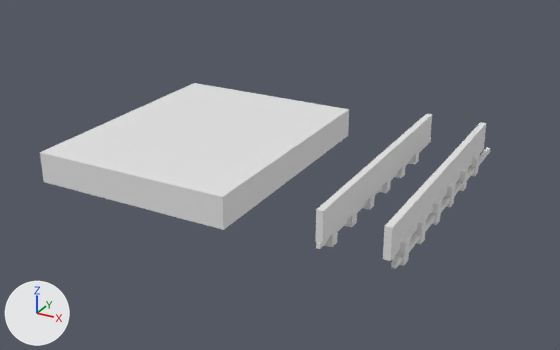
The Blender file art/mantis/mantis_thermal.blend: old version first, new version second.
Both versions are drawn from a camera (50 mm lens) standing at (0.166, -0.361, 0.195) and looking at (-0.053, 0.038, -0.005). The axes (+X, +Y, +Z) are drawn at lower left. The lights are the same throughout. The first picture is the older version.

Objects in the first picture: 'Ceramic heat shield', 'Ceramic heat shield.001', 'Heat manifold', 'Incandescent heater strip.001' and 13 more.
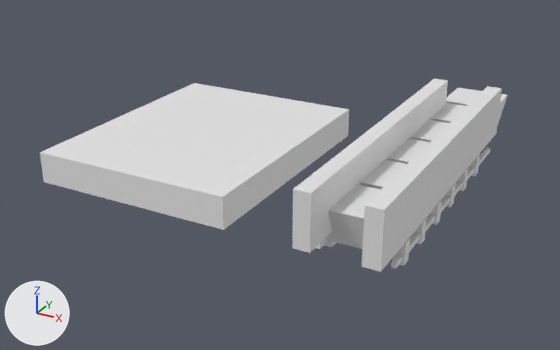
The change, as a list of edits to the scene's bpy script:
```text
Add me_swept_radiator_vane_005:
    me_swept_radiator_vane_005.from_pydata([(-0.023, 0.28, -0.02), (-0.023, 0.325, -0.02), (-0.023, 0.2899, -0.047), (0.023, 0.28, -0.02), (0.023, 0.325, -0.02), (0.023, 0.2899, -0.047)], [], [(0, 2, 1), (3, 4, 5), (0, 1, 4, 3), (1, 2, 5, 4), (2, 0, 3, 5)])
Add me_swept_radiator_vane_004:
    me_swept_radiator_vane_004.from_pydata([(-0.023, 0.231, -0.02), (-0.023, 0.276, -0.02), (-0.023, 0.2409, -0.047), (0.023, 0.231, -0.02), (0.023, 0.276, -0.02), (0.023, 0.2409, -0.047)], [], [(0, 2, 1), (3, 4, 5), (0, 1, 4, 3), (1, 2, 5, 4), (2, 0, 3, 5)])
Add me_swept_radiator_vane_003:
    me_swept_radiator_vane_003.from_pydata([(-0.023, 0.182, -0.02), (-0.023, 0.227, -0.02), (-0.023, 0.1919, -0.047), (0.023, 0.182, -0.02), (0.023, 0.227, -0.02), (0.023, 0.1919, -0.047)], [], [(0, 2, 1), (3, 4, 5), (0, 1, 4, 3), (1, 2, 5, 4), (2, 0, 3, 5)])
Add me_swept_radiator_vane_002:
    me_swept_radiator_vane_002.from_pydata([(-0.023, 0.133, -0.02), (-0.023, 0.178, -0.02), (-0.023, 0.1429, -0.047), (0.023, 0.133, -0.02), (0.023, 0.178, -0.02), (0.023, 0.1429, -0.047)], [], [(0, 2, 1), (3, 4, 5), (0, 1, 4, 3), (1, 2, 5, 4), (2, 0, 3, 5)])
Add me_swept_radiator_vane_001:
    me_swept_radiator_vane_001.from_pydata([(-0.023, 0.084, -0.02), (-0.023, 0.129, -0.02), (-0.023, 0.0939, -0.047), (0.023, 0.084, -0.02), (0.023, 0.129, -0.02), (0.023, 0.0939, -0.047)], [], [(0, 2, 1), (3, 4, 5), (0, 1, 4, 3), (1, 2, 5, 4), (2, 0, 3, 5)])
Add me_swept_radiator_vane:
    me_swept_radiator_vane.from_pydata([(-0.023, 0.035, -0.02), (-0.023, 0.08, -0.02), (-0.023, 0.0449, -0.047), (0.023, 0.035, -0.02), (0.023, 0.08, -0.02), (0.023, 0.0449, -0.047)], [], [(0, 2, 1), (3, 4, 5), (0, 1, 4, 3), (1, 2, 5, 4), (2, 0, 3, 5)])
Change ob_ceramic_heat_shield:
    ob_ceramic_heat_shield.location: (-0.023, 0.14, -0.033) -> (-0.023, 0.14, -0.018)
    ob_ceramic_heat_shield.scale: (0.005, 0.21, 0.023) -> (0.012, 0.26, 0.04)
Change ob_ceramic_heat_shield_001:
    ob_ceramic_heat_shield_001.location: (0.023, 0.14, -0.033) -> (0.023, 0.14, -0.018)
    ob_ceramic_heat_shield_001.scale: (0.005, 0.21, 0.023) -> (0.012, 0.26, 0.04)
Add ob_swept_radiator_vane_005:
    ob_swept_radiator_vane_005 = bpy.data.objects.new('Swept radiator vane.005', me_swept_radiator_vane_005)
    ob_swept_radiator_vane_005.location = (0.0, 0.0, 0.0)
Add ob_swept_radiator_vane_004:
    ob_swept_radiator_vane_004 = bpy.data.objects.new('Swept radiator vane.004', me_swept_radiator_vane_004)
    ob_swept_radiator_vane_004.location = (0.0, 0.0, 0.0)
Add ob_swept_radiator_vane_003:
    ob_swept_radiator_vane_003 = bpy.data.objects.new('Swept radiator vane.003', me_swept_radiator_vane_003)
    ob_swept_radiator_vane_003.location = (0.0, 0.0, 0.0)
Add ob_swept_radiator_vane_002:
    ob_swept_radiator_vane_002 = bpy.data.objects.new('Swept radiator vane.002', me_swept_radiator_vane_002)
    ob_swept_radiator_vane_002.location = (0.0, 0.0, 0.0)
Add ob_swept_radiator_vane_001:
    ob_swept_radiator_vane_001 = bpy.data.objects.new('Swept radiator vane.001', me_swept_radiator_vane_001)
    ob_swept_radiator_vane_001.location = (0.0, 0.0, 0.0)
Add ob_swept_radiator_vane:
    ob_swept_radiator_vane = bpy.data.objects.new('Swept radiator vane', me_swept_radiator_vane)
    ob_swept_radiator_vane.location = (0.0, 0.0, 0.0)
```

Changed parts and their boxes (x1, y1, x2, y2) in the pictures (560 x 350 px):
'Ceramic heat shield', moved, rescaled (34% wider, 34% taller): before (316, 114, 432, 244); after (292, 79, 448, 253)
'Ceramic heat shield.001', moved, rescaled (34% wider, 34% taller): before (383, 122, 487, 261); after (362, 86, 502, 272)
'Swept radiator vane', added: after (325, 184, 381, 249)
'Swept radiator vane.001', added: after (360, 160, 407, 189)
'Swept radiator vane.002', added: after (387, 138, 429, 164)
'Swept radiator vane.005', added: after (446, 87, 508, 126)
'Swept radiator vane.003', added: after (410, 120, 449, 142)
'Swept radiator vane.004', added: after (431, 103, 467, 123)
